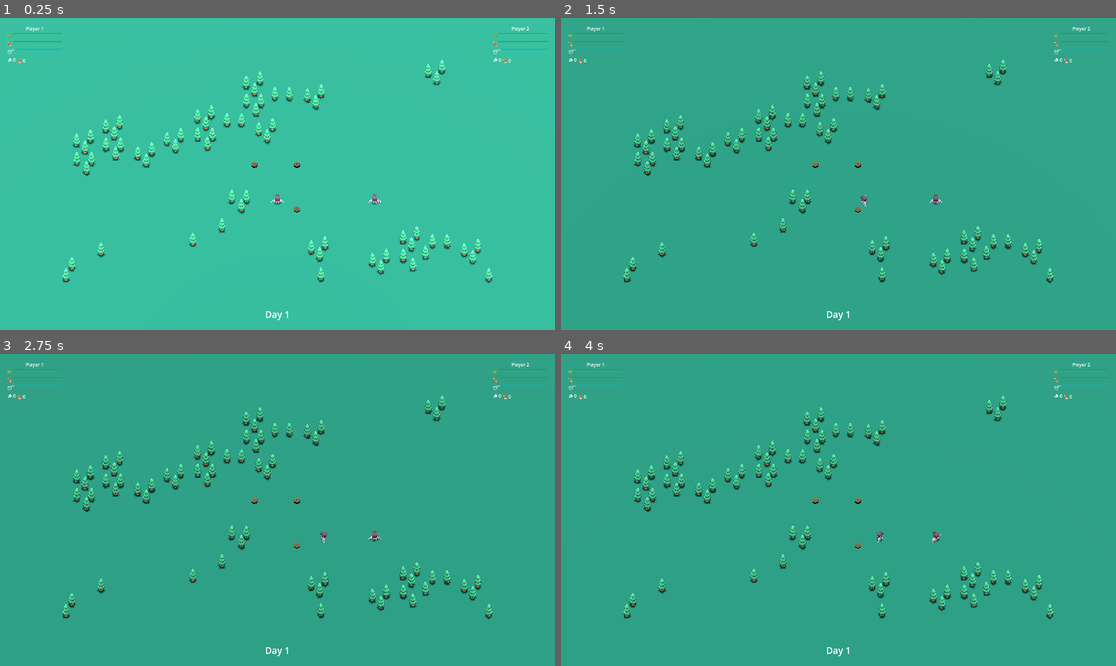
Above: before the commit, frames 1-4 (two rows, left to right).
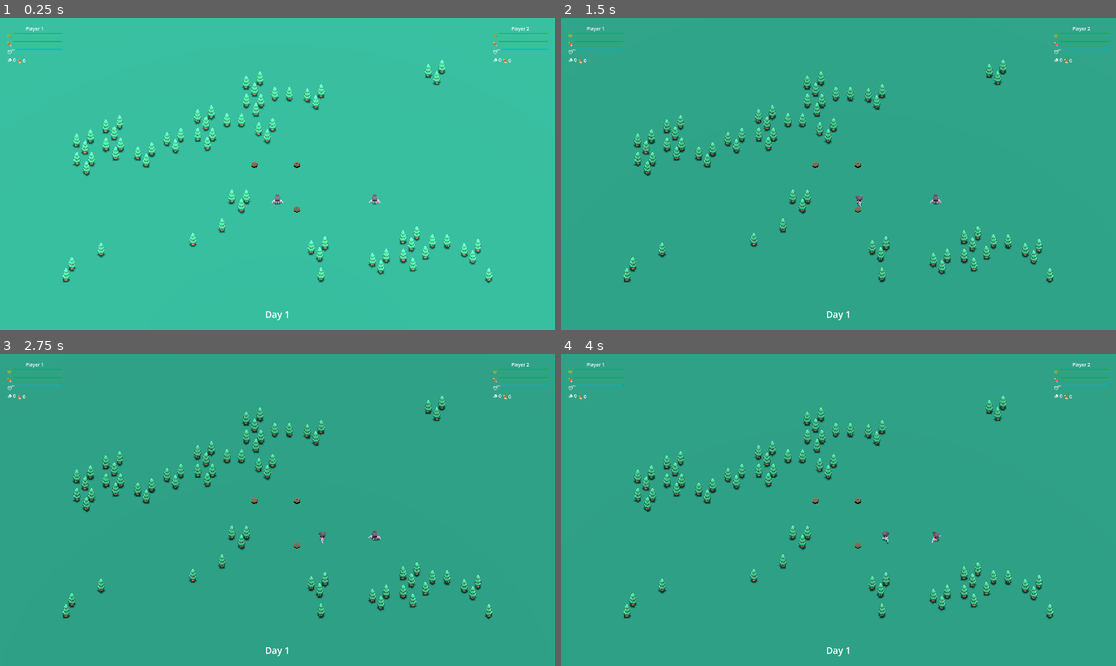
Above: after the commit, the same moments.

Repository: dp-lewis/hands-off-my-berries
Game: Godot game, scene res://levels/level-test.tscn
Two runs of this game, one before a commit and one after it. Both use one fixed random seed, a clock stepped at 60 frames per second and the inputs below.
Inputs (mouse positions are in pixels of both pictures, inside the frame that each line leads up to):
- Up to frame 1 (0.25 s): no input
- Up to frame 2 (1.5 s): tap Enter (ui_accept) at 0.5, 0.77 s; move the mouse to (960, 158) at 0.52 s; hold Right (ui_right) 0.53-1.25 s; tap E (p2_action) at 0.6 s; click (960, 158) at 0.67 s; drag from (727, 189) to (810, 236) at 1.27 s
- Up to frame 3 (2.75 s): tap Enter (ui_accept) at 2 s; move the mouse to (333, 441) at 2.02 s; hold Right (ui_right) from 2.03 s (still down); tap S (p2_down) at 2.1 s
- Up to frame 4 (4 s): release Right (ui_right) at 2.75 s; drag from (810, 572) to (672, 463) at 2.77 s; tap Enter (ui_accept) at 3.5, 3.77 s; move the mouse to (1005, 556) at 3.52 s; hold Left (ui_left) from 3.53 s (still down); tap D (p2_right) at 3.6 s

The runs differ from the first frame. In frame 1, less than 0.1% of the frame differs, in the area x 48-69%, y 56-60%; in frame 2, less than 0.1%; in frame 3, less than 0.1%; in frame 4, less than 0.1%, in the area x 11-99%, y 7-61%.

Commit message:
feat: Enhance player components with legacy property compatibility and component access methods; improve integration and functionality

Diff:
--- a/components/player_movement.gd
+++ b/components/player_movement.gd
@@ -27,6 +27,12 @@
 	if not character_body:
 		emit_error("PlayerMovement: Controller is not a CharacterBody3D")
 		return
+
+	# Sync movement properties from controller
+	if player_controller.has_method("get") or "speed" in player_controller:
+		speed = player_controller.speed
+		acceleration = player_controller.acceleration
+		friction = player_controller.friction
 
 	# Find character model and animation player
 	find_character_model()
--- a/components/player_survival.gd
+++ b/components/player_survival.gd
@@ -273,17 +273,26 @@
 func get_health_percentage() -> float:
 	return health / max_health if max_health > 0 else 0.0
 
+func get_max_health() -> float:
+	return max_health
+
 func get_hunger() -> float:
 	return hunger
 
 func get_hunger_percentage() -> float:
 	return hunger / max_hunger if max_hunger > 0 else 0.0
 
+func get_max_hunger() -> float:
+	return max_hunger
+
 func get_tiredness() -> float:
 	return tiredness
 
 func get_tiredness_percentage() -> float:
 	return tiredness / max_tiredness if max_tiredness > 0 else 0.0
+
+func get_max_tiredness() -> float:
+	return max_tiredness
 
 func is_sheltered() -> bool:
 	return is_in_shelter
--- a/scenes/players/player.tscn
+++ b/scenes/players/player.tscn
@@ -1,15 +1,15 @@
 [gd_scene load_steps=5 format=3 uid="uid://dhycgw31gv2xr"]
 
-[ext_resource type="Script" uid="uid://bnvukd1g8cqw8" path="res://scenes/players/player.gd" id="1_plyga"]
+[ext_resource type="Script" uid="uid://ry6nd3ro2fyx" path="res://scenes/players/player_new.gd" id="1_kc87p"]
 [ext_resource type="PackedScene" uid="uid://cnb87r6ywpk42" path="res://models/kenney-mini-characters/character_female_a.tscn" id="2_ldeu4"]
-[ext_resource type="Script" path="res://components/resource_manager.gd" id="3_resource"]
+[ext_resource type="Script" uid="uid://bg7kf7gk56mn0" path="res://components/resource_manager.gd" id="3_resource"]
 
 [sub_resource type="CapsuleShape3D" id="CapsuleShape3D_5iv5l"]
 radius = 0.3
 height = 1.5
 
 [node name="Player" type="CharacterBody3D"]
-script = ExtResource("1_plyga")
+script = ExtResource("1_kc87p")
 
 [node name="CollisionShape3D" type="CollisionShape3D" parent="."]
 transform = Transform3D(1, 0, 0, 0, 1, 0, 0, 0, 1, 0, 0.67764, 0)
--- a/scenes/players/player_new.gd
+++ b/scenes/players/player_new.gd
@@ -17,6 +17,26 @@
 # Resource Management System (keeping existing integration)
 @onready var resource_manager: ResourceManager = $ResourceManager
 var resource_config
+
+# Legacy property compatibility (for UI system)
+var hunger: float:
+	get:
+		return get_hunger()
+var health: float:
+	get:
+		return get_health()
+var tiredness: float:
+	get:
+		return get_tiredness()
+var max_hunger: float:
+	get:
+		return get_max_hunger()
+var max_health: float:
+	get:
+		return get_max_health()
+var max_tiredness: float:
+	get:
+		return get_max_tiredness()
 
 # UI System (keeping existing integration)
 var player_ui: Control = null
@@ -110,17 +130,16 @@
 		player_survival.process_survival(delta)
 
 	# Update builder ghost positioning
-	if player_builder and player_builder.is_in_build_mode():
+	if player_builder and player_builder.is_in_building_mode():
 		player_builder.update_ghost_position(global_position)
 
-	# Move and slide (physics handled by movement component)
-	move_and_slide()
+	# Note: Movement physics is handled by PlayerMovement component
 
 # Input event handlers
 func _on_movement_input(direction: Vector2):
 	"""Handle movement input from input handler"""
 	if player_movement:
-		player_movement.handle_movement_input(direction, get_physics_process_delta_time())
+		player_movement.handle_movement(direction, get_physics_process_delta_time())
 
 func _on_action_pressed():
 	"""Handle action button press"""
@@ -157,6 +176,26 @@
 	"""Handle component errors"""
 	print("PlayerController Error: ", message)
 
+# Component access methods
+func get_component(component_type: String):
+	"""Get a component by type name"""
+	match component_type.to_lower():
+		"movement", "player_movement", "playermovement":
+			return player_movement
+		"survival", "player_survival", "playersurvival":
+			return player_survival
+		"builder", "player_builder", "playerbuilder":
+			return player_builder
+		"interaction", "player_interaction", "playerinteraction":
+			return player_interaction
+		"input_handler", "player_input_handler", "playerinputhandler":
+			return player_input_handler
+		"resource_manager", "resourcemanager":
+			return resource_manager
+		_:
+			print("PlayerController: Unknown component type: ", component_type)
+			return null
+
 # Legacy compatibility methods (for external game objects)
 # These delegate to the appropriate components
 
@@ -252,6 +291,16 @@
 		return player_survival.get_health_percentage()
 	return 1.0
 
+func get_hunger() -> float:
+	if player_survival:
+		return player_survival.get_hunger()
+	return 100.0
+
+func get_hunger_percentage() -> float:
+	if player_survival:
+		return player_survival.get_hunger_percentage()
+	return 1.0
+
 func get_tiredness() -> float:
 	if player_survival:
 		return player_survival.get_tiredness()
@@ -261,6 +310,21 @@
 	if player_survival:
 		return player_survival.get_tiredness_percentage()
 	return 1.0
+
+func get_max_health() -> float:
+	if player_survival:
+		return player_survival.get_max_health()
+	return 100.0
+
+func get_max_hunger() -> float:
+	if player_survival:
+		return player_survival.get_max_hunger()
+	return 100.0
+
+func get_max_tiredness() -> float:
+	if player_survival:
+		return player_survival.get_max_tiredness()
+	return 100.0
 
 func is_sheltered() -> bool:
 	if player_interaction:
